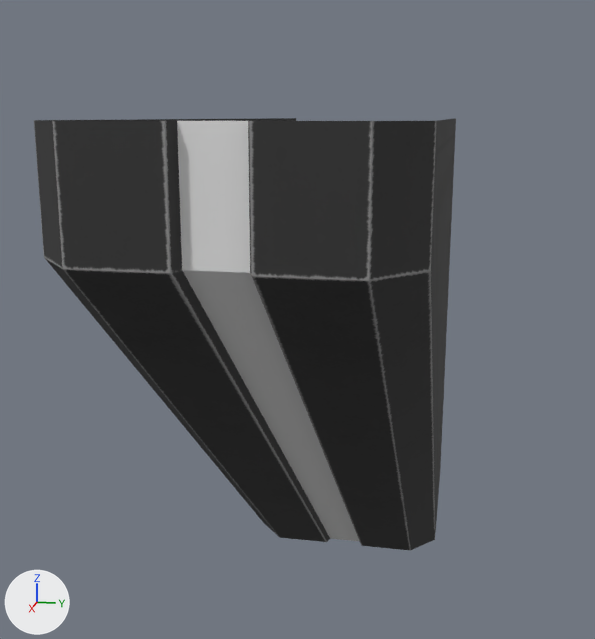
Two versions of the FBX model AnotherGangsterHamster/Assets/Models/StageObjects/props/Frame/Btype/Grand_frame_top.fbx, one commit apart.
Both versions are drawn from a 50 mm camera at (4.56, 0.49, 9.01) aimed at (1.47, -0.13, 8.23). The axes (+X, +Y, +Z) are drawn at lower left. The lights are the same throughout. Where no turn or scale is listed for an object, it has been applied to the vertices.

Objects in the first picture: 'Grand_frame_top004', 'light'.
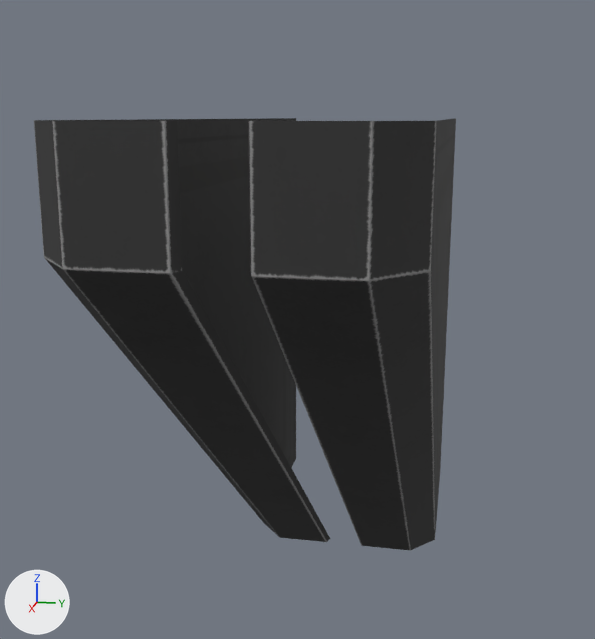
The newer file is also turned or shifted as a whole; pictures and numbers use the older file's frame.

The change, as a diff of the scene's bpy script:
```diff
--- a/AnotherGangsterHamster/Assets/Models/StageObjects/props/Frame/Btype/Grand_frame_top.fbx.py
+++ b/AnotherGangsterHamster/Assets/Models/StageObjects/props/Frame/Btype/Grand_frame_top.fbx.py
@@ ob_light @@
-ob_light = bpy.data.objects.new('light', me_light_ncl1_1)
-ob_light.location = (0.0, 0.0, 6.999)
```

Location of each change, (x1, y1, x2, y2) in pixels of the pictures (595 x 639 px):
'light', deleted
    before: (177, 121, 359, 541)
